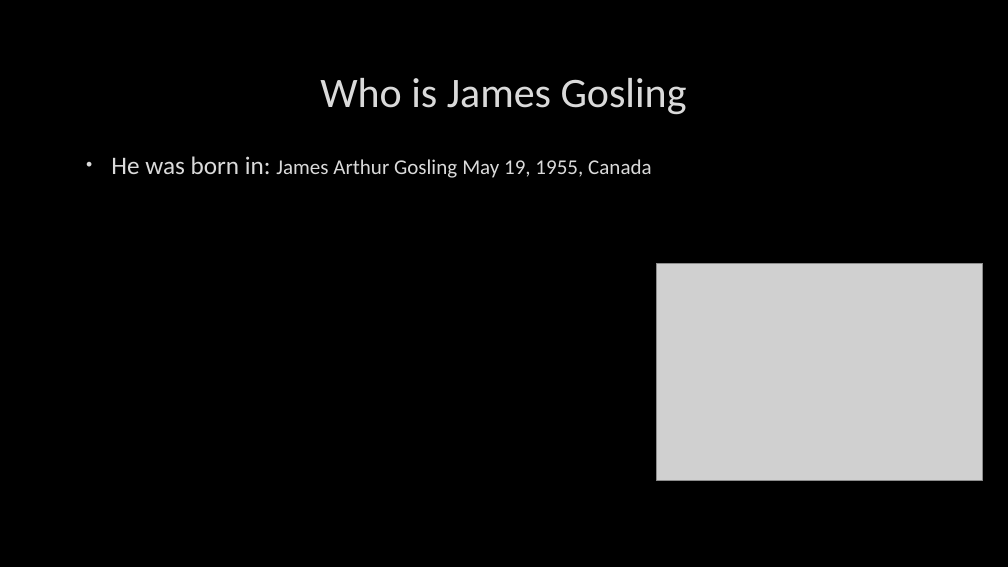
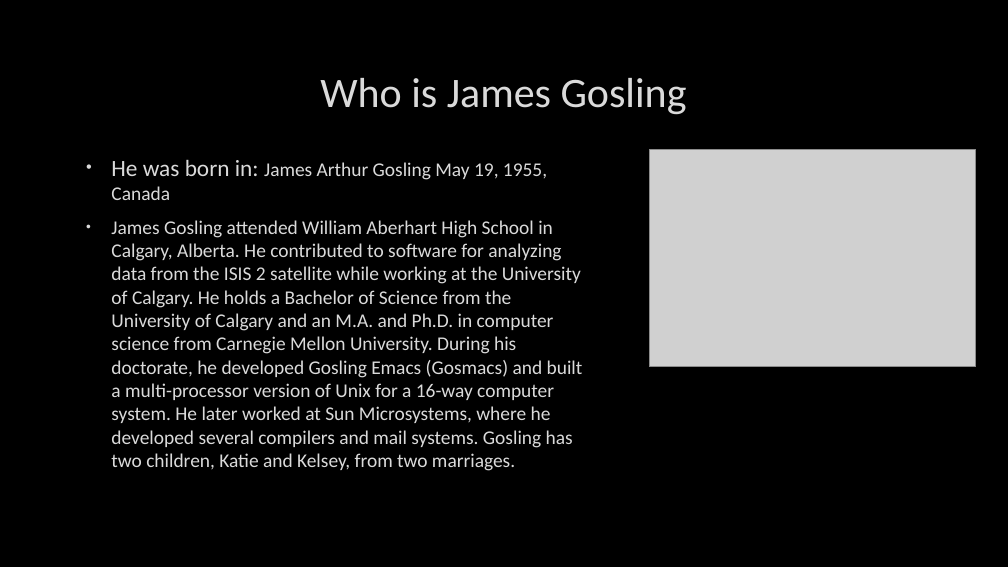
Before and after one commit to HegePapa06/szakmaiangol, a slide deck: slide 2 of James Gosling.pptx. Drawn at 1008x567 pixels with LibreOffice and Linux fonts; fonts in the diff are those of the drawing; grey boxes stand for pictures; background and template pictures are left out. Boxes give left, top, right and bottom in pixels: in the first picture for what was removed or moved away, otherwise in the second. Text is boxed around its words. In the diff, an @@ line names an element or a change of style, - is before the commit and + after.

```diff
--- a/James Gosling.pptx
+++ b/James Gosling.pptx
@@ text at (x1=111, y1=159, x2=547, y2=200): size 24 to 22.2 pt in "He was born in:"; size 20 to 18.5 pt in "James Arthur Gosling May 19, 1955, Canada" @@
@@ picture moved from (x1=656, y1=263, x2=983, y2=481) to (x1=650, y1=150, x2=976, y2=368) @@
@@ text at (x1=111, y1=220, x2=583, y2=471): paragraph added @@
+• James Gosling attended William Aberhart High School in Calgary, Alberta. He contributed to software for analyzing data from the ISIS 2 satellite while working at the University of Calgary. He holds a Bachelor of Science from the University of Calgary and an M.A. and Ph.D. in computer science from Carnegie Mellon University. During his doctorate, he developed Gosling Emacs (Gosmacs) and built a multi-processor version of Unix for a 16-way computer system. He later worked at Sun Microsystems, where he developed several compilers and mail systems. Gosling has two children, Katie and Kelsey, from two marriages.
```
Also in this commit, not shown: 6 slides added, 2 slides removed.
